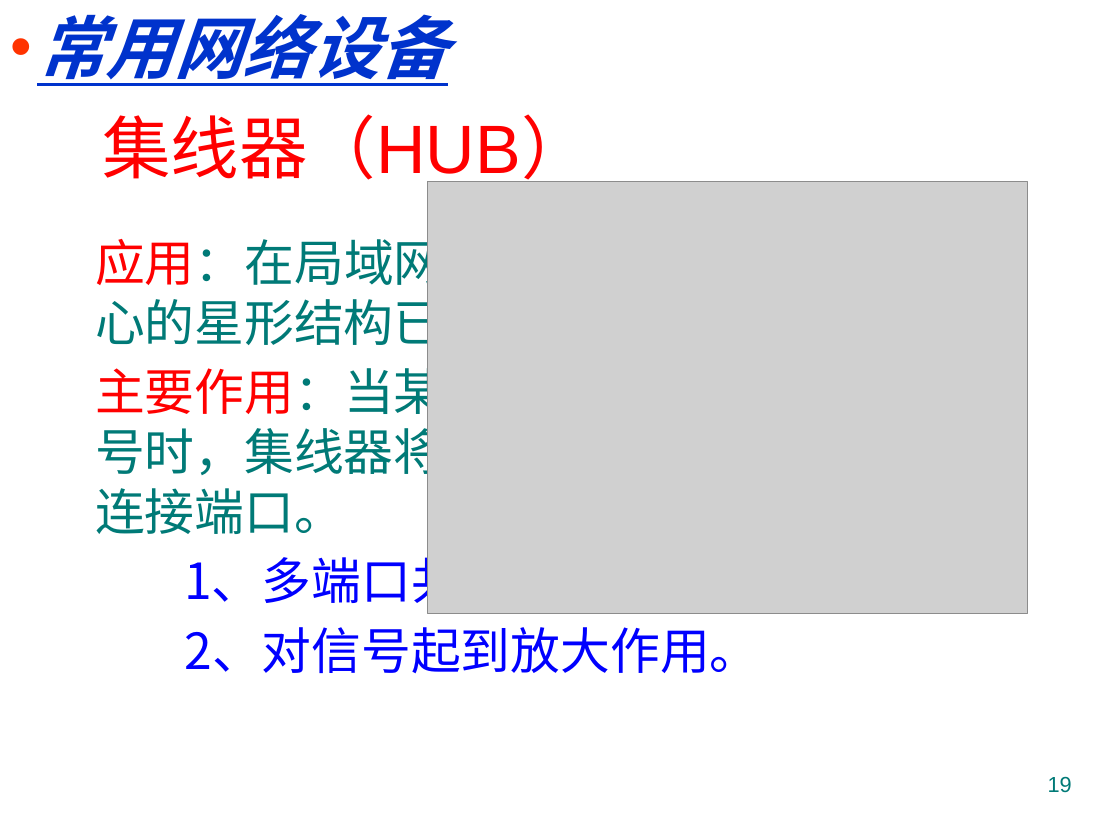
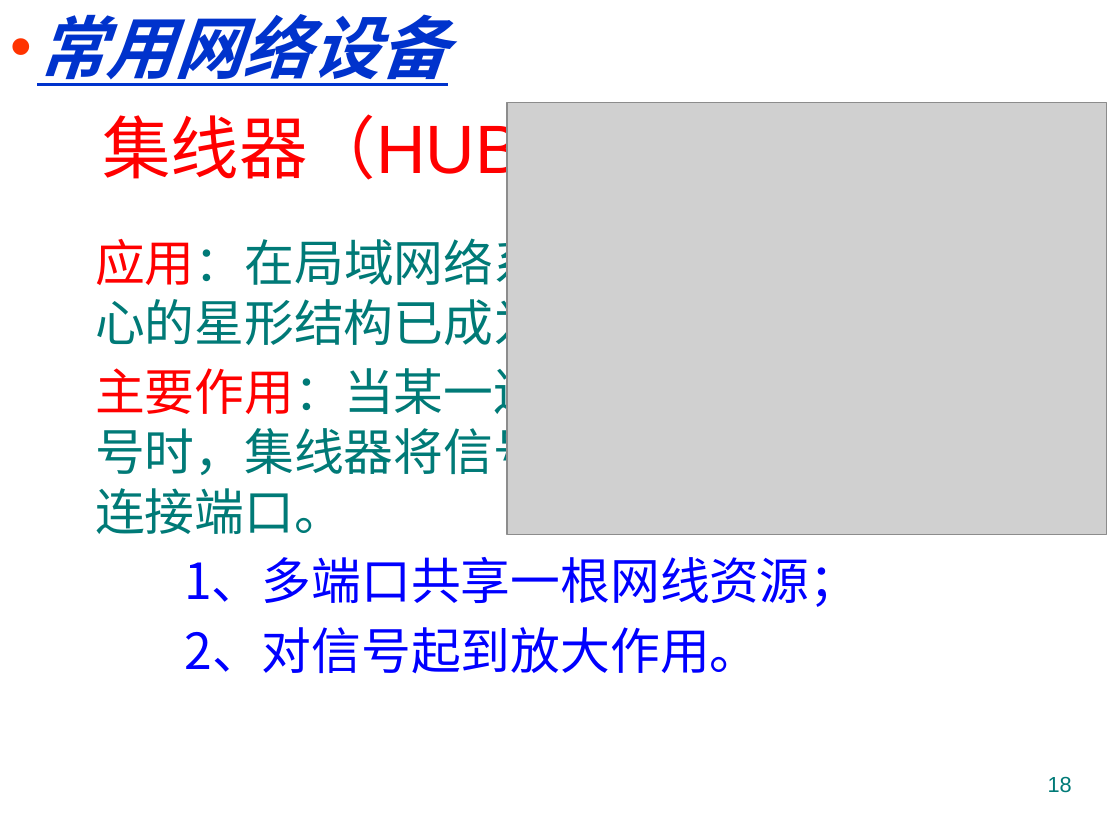
Before and after one commit to jtrfid/C-Repositories, a slide deck: slide 18 of 2016/计算机导论/pptx/5. 计算机网络入门.pptx (slide 19 before the commit). Drawn at 1120x840 pixels with LibreOffice and Linux fonts; fonts in the diff are those of the drawing; grey boxes stand for pictures; background and template pictures are left out. Boxes give left, top, right and bottom in pixels: in the first picture for what was removed or moved away, otherwise in the second. Text is boxed around its words. In the diff, an @@ line names an element or a change of style, - is before the commit and + after.

```diff
--- a/2016/计算机导论/pptx/5. 计算机网络入门.pptx
+++ b/2016/计算机导论/pptx/5. 计算机网络入门.pptx
@@ picture: place and size @@
-picture at <box>428,181,1027,614</box>
+picture at <box>507,103,1107,535</box>
@@ page number at <box>1048,776,1072,793</box>: text changed @@
-19
+18
```
Also in this commit, not shown: 7 other slides changed, 1 slide removed, 1 other file.
